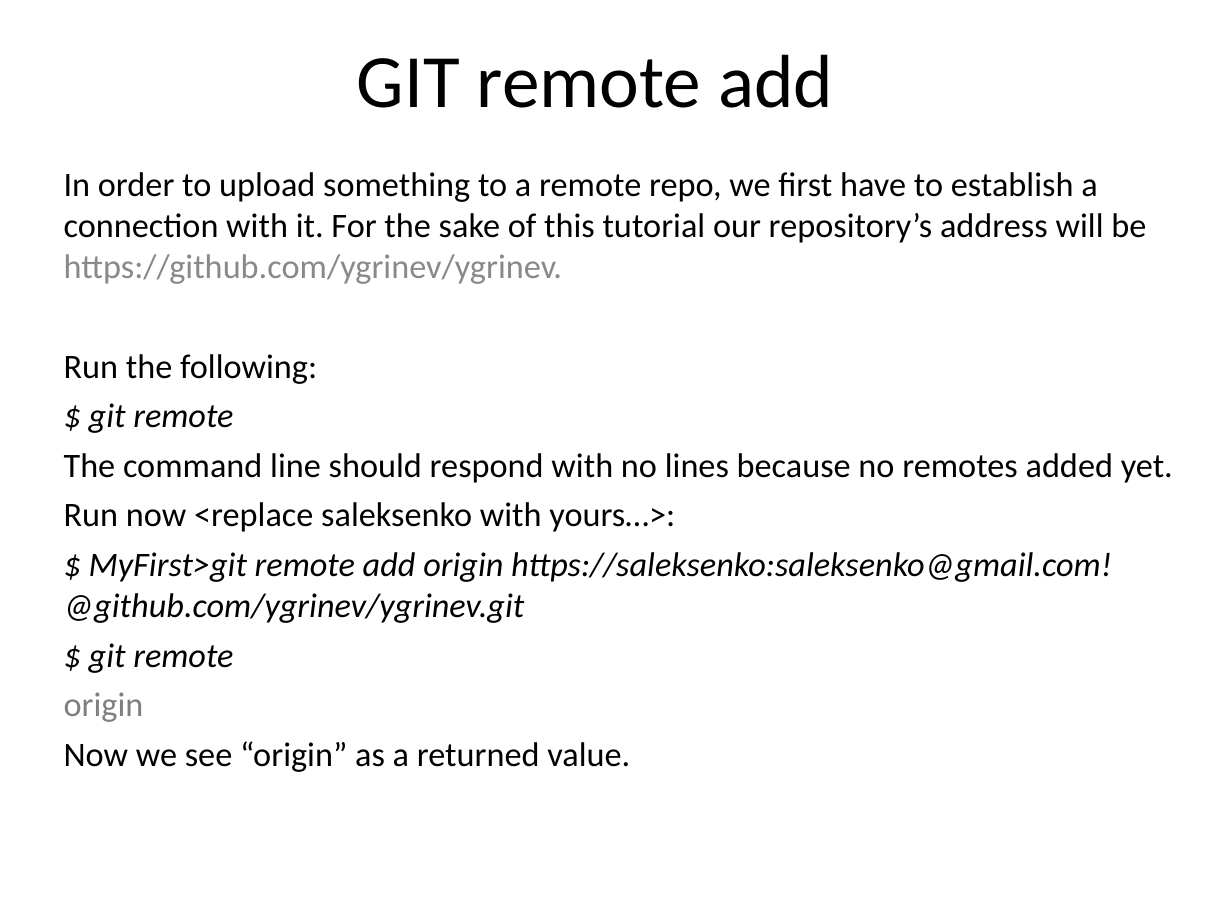
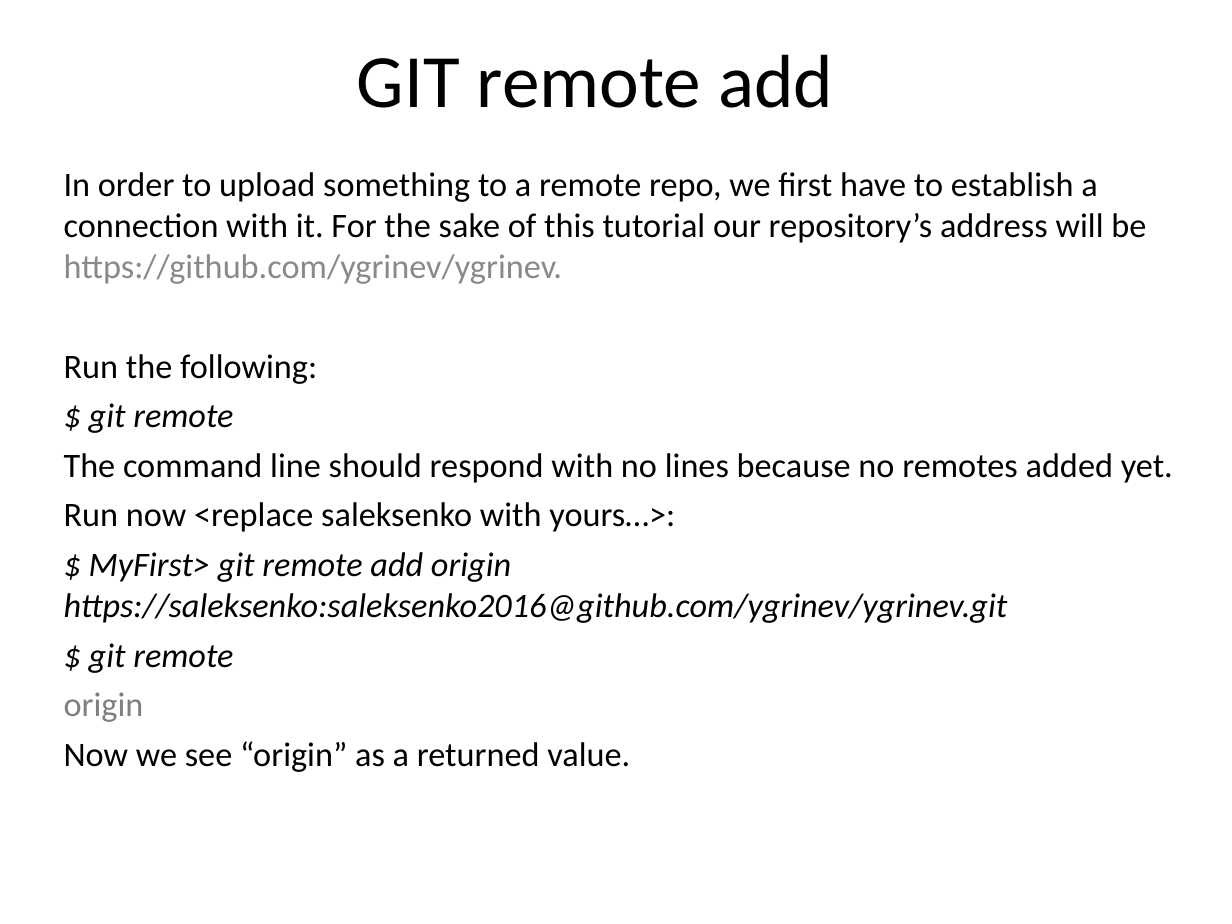
Before and after one commit to ygrinev/ygrinev, a slide deck: slide 8 of GIT basics.ppt. Drawn at 1232x924 pixels with LibreOffice and Linux fonts; fonts in the diff are those of the drawing. Boxes give left, top, right and bottom in pixels: in the first picture for what was removed or moved away, otherwise in the second. Text is boxed around its words. In the diff, an @@ line names an element or a change of style, - is before the commit and + after.

Commit message:
Updated GIT basic tutorial

```diff
--- a/GIT basics.ppt
+++ b/GIT basics.ppt
@@ subtitle at bbox=[64, 552, 1008, 673]: text changed @@
-$ MyFirst>git remote add origin https://saleksenko:saleksenko@gmail.com!@github.com/ygrinev/ygrinev.git
+$ MyFirst> git remote add origin https://saleksenko:saleksenko2016@github.com/ygrinev/ygrinev.git
```
